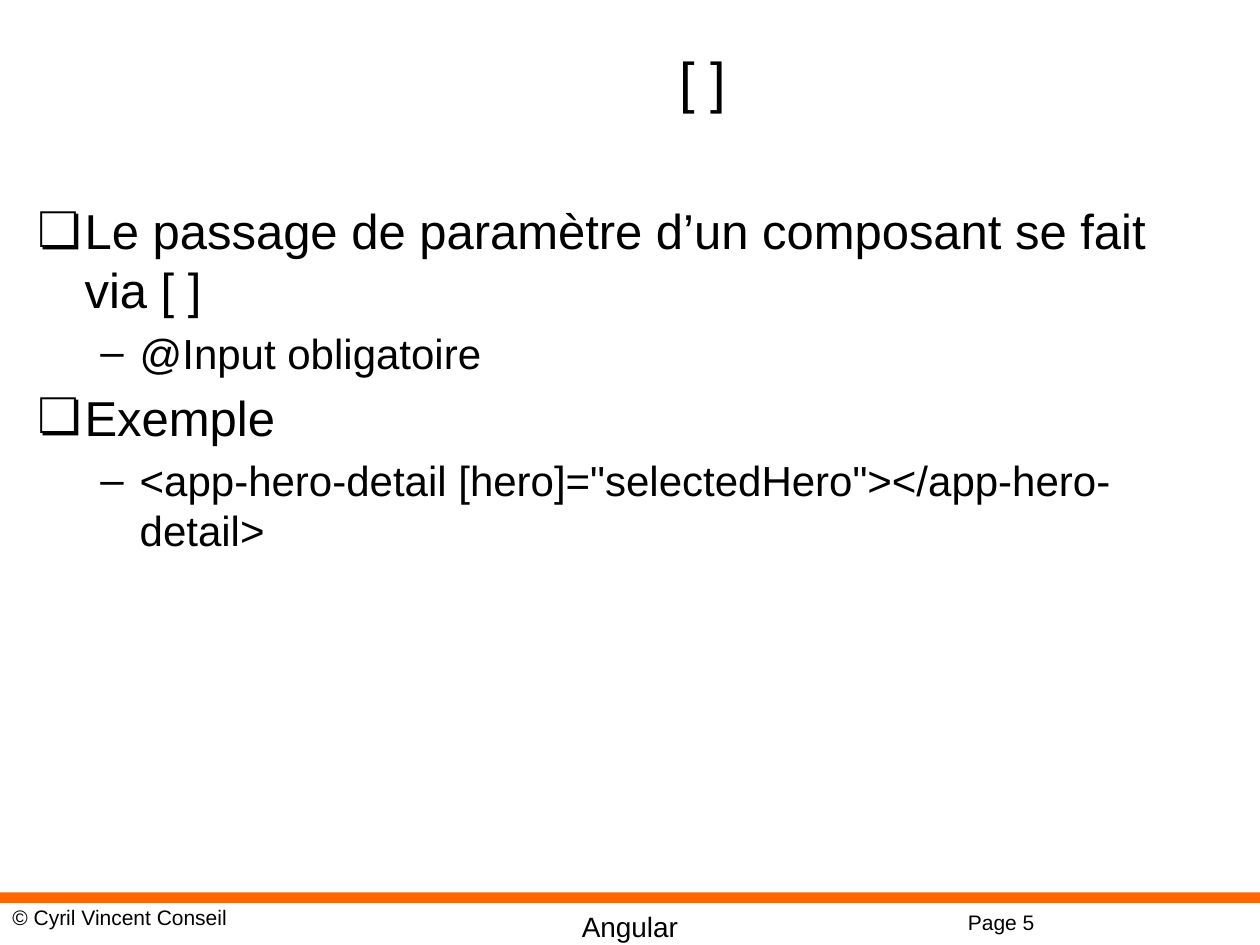
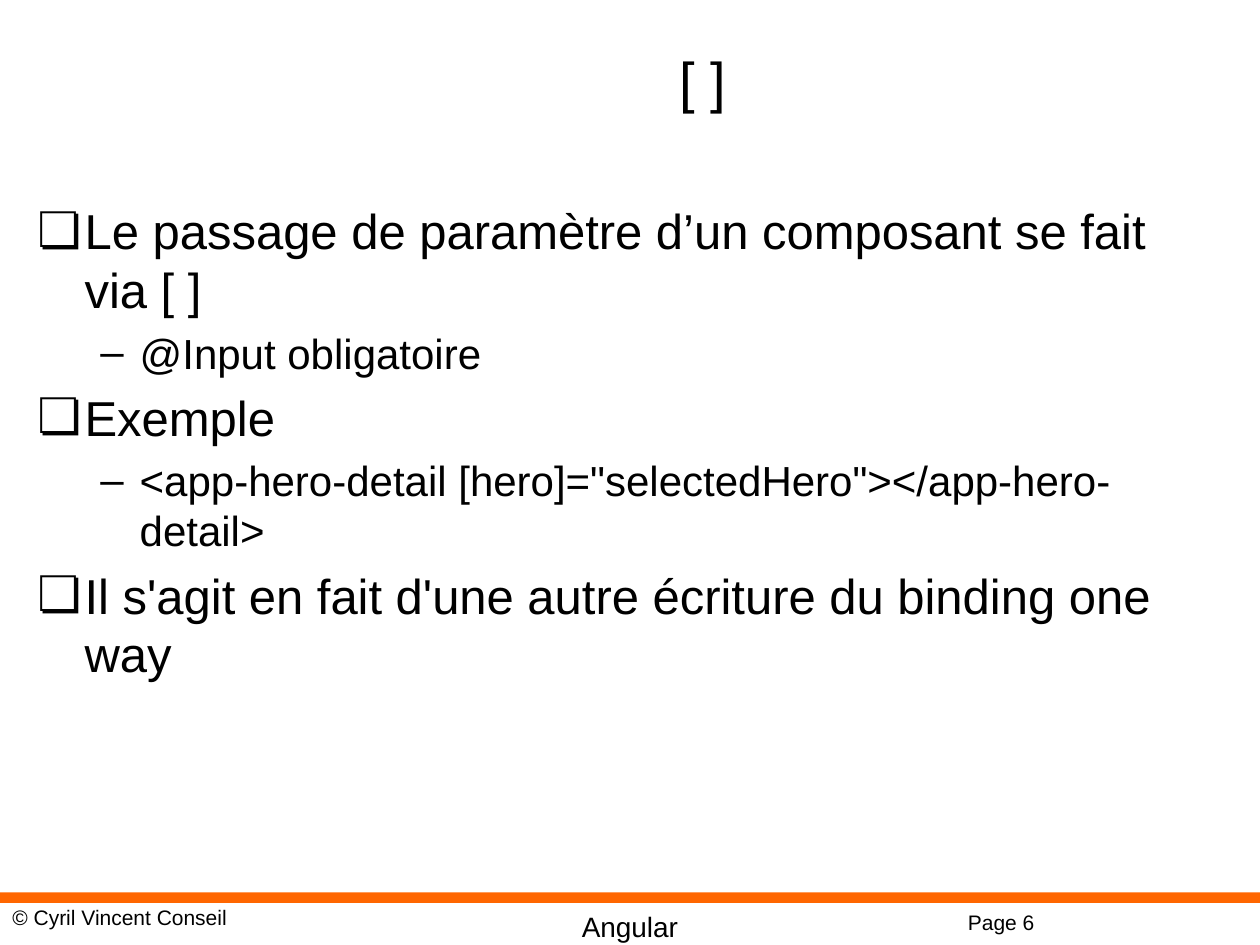
Before and after one commit to cyrilvincent/POE, a slide deck: slide 6 of ppt/angular/Angular11-Components.pptx (slide 5 before the commit). Drawn at 1260x945 pixels with LibreOffice and Linux fonts; fonts in the diff are those of the drawing; background and template pictures are left out. Boxes give left, top, right and bottom in pixels: in the first picture for what was removed or moved away, otherwise in the second. Text is boxed around its words. In the diff, an @@ line names an element or a change of style, - is before the commit and + after.

```diff
--- a/ppt/angular/Angular11-Components.pptx
+++ b/ppt/angular/Angular11-Components.pptx
@@ text at <box>85,578,1151,682</box>: paragraph added @@
+❏ Il s'agit en fait d'une autre écriture du binding one way
@@ page number at <box>968,915,1035,934</box>: text changed @@
-Page 5
+Page 6
```
Also in this commit, not shown: 3 other slides changed, 10 slides added, 7 other files.
